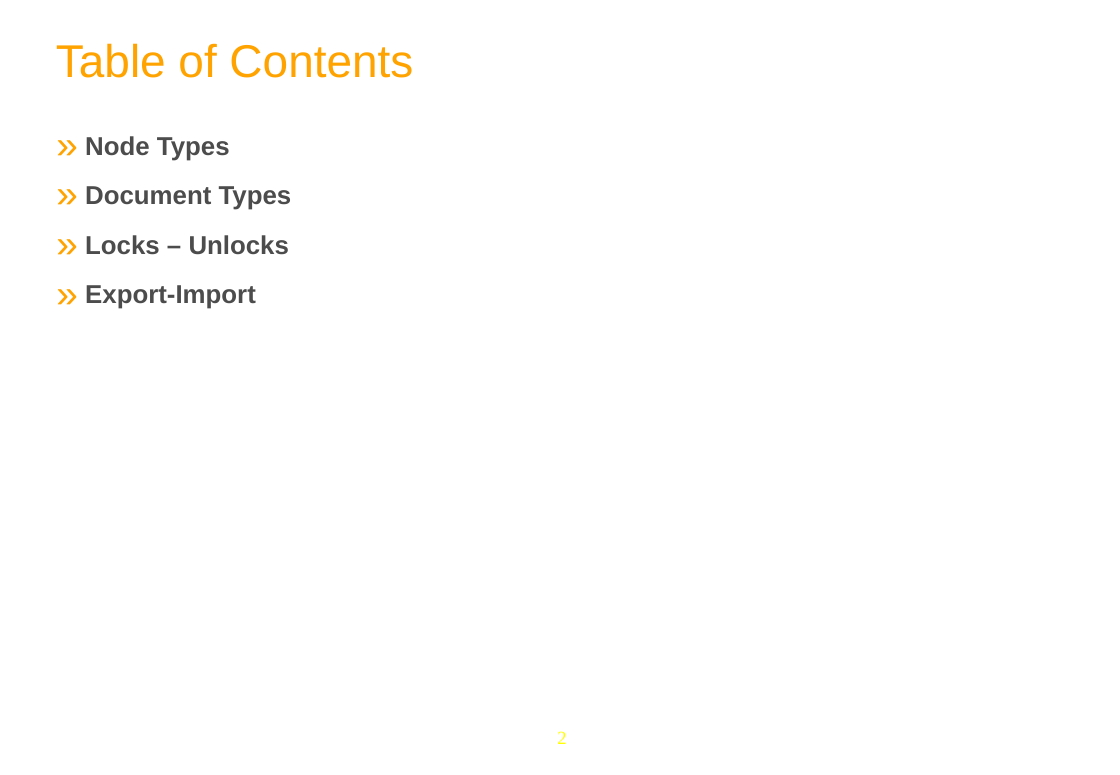
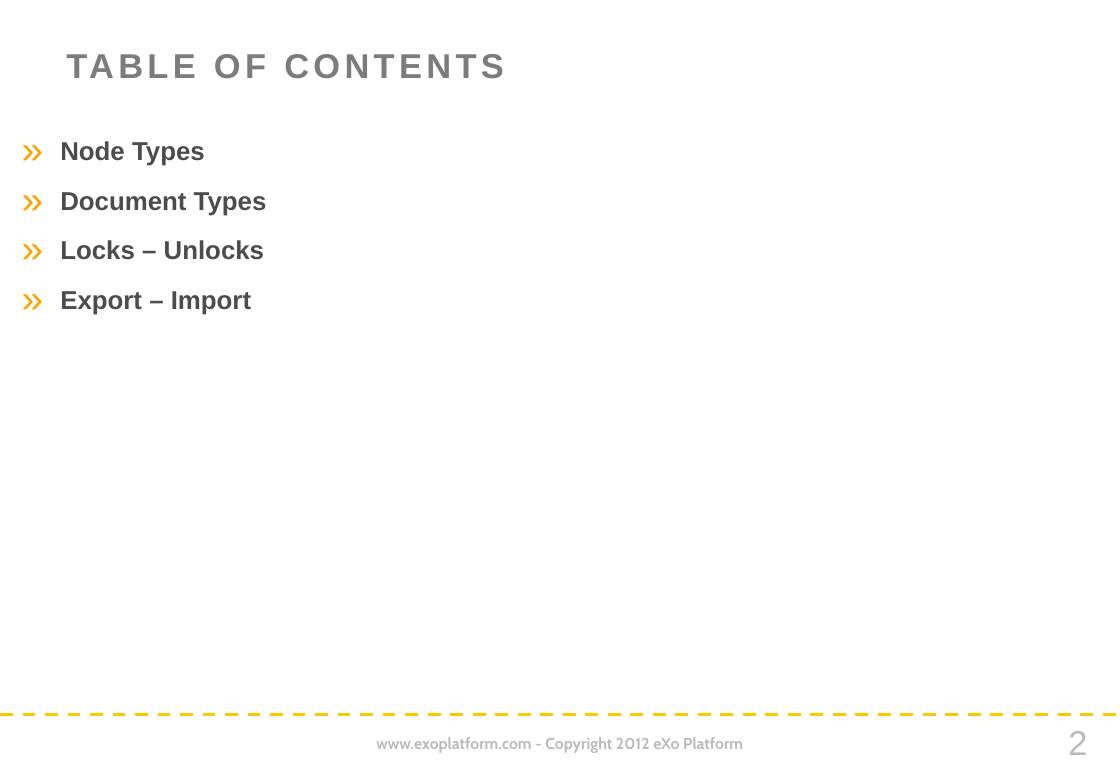
Before and after one commit to anhvurz90/training, a slide deck: slide 2 of plf3_5/eXoFundamentals/080-Content-Advanced/080-Content-Advanced-en.pptx. Drawn at 1120x775 pixels with LibreOffice and Linux fonts; fonts in the diff are those of the drawing; background and template pictures are left out. Boxes give left, top, right and bottom in pixels: in the first picture for what was removed or moved away, otherwise in the second. Text is boxed around its words. In the diff, an @@ line names an element or a change of style, - is before the commit and + after.

Commit message:
eXo Fundamentals slides in new Company style

```diff
--- a/plf3_5/eXoFundamentals/080-Content-Advanced/080-Content-Advanced-en.pptx
+++ b/plf3_5/eXoFundamentals/080-Content-Advanced/080-Content-Advanced-en.pptx
@@ title at box(56, 43, 413, 78): text changed; size 32 to 24 pt; text colour #FFA300 to #7C7C7C; bold on @@
-Table of Contents
+TABLE OF CONTENTS
@@ text "Node Types": place and size @@
-text "Node Types" at box(85, 136, 292, 309)
+text "Node Types" at box(60, 141, 267, 315)
@@ text at box(60, 141, 267, 260): indent changed @@
@@ text at box(60, 291, 251, 315): text changed @@
-» Export-Import
+» Export – Import
@@ line added from (0, 716) to (1120, 716), #FAC900 2.25 pt dashed @@
@@ text added at box(376, 737, 743, 753), 11 pt, text #BABABA, bold @@
+www.exoplatform.com - Copyright 2012 eXo Platform
@@ page number: place and size @@
-page number at box(557, 731, 566, 744)
+page number at box(1068, 731, 1087, 755)
@@ page number at box(1068, 731, 1087, 755): size 13 to 24 pt, font Times New Roman to Arial, text colour #FFFF00 to #BABABA @@
```
Also in this commit, not shown: 25 other slides changed, 2 slides added, 2 slides removed, 1 other file.
